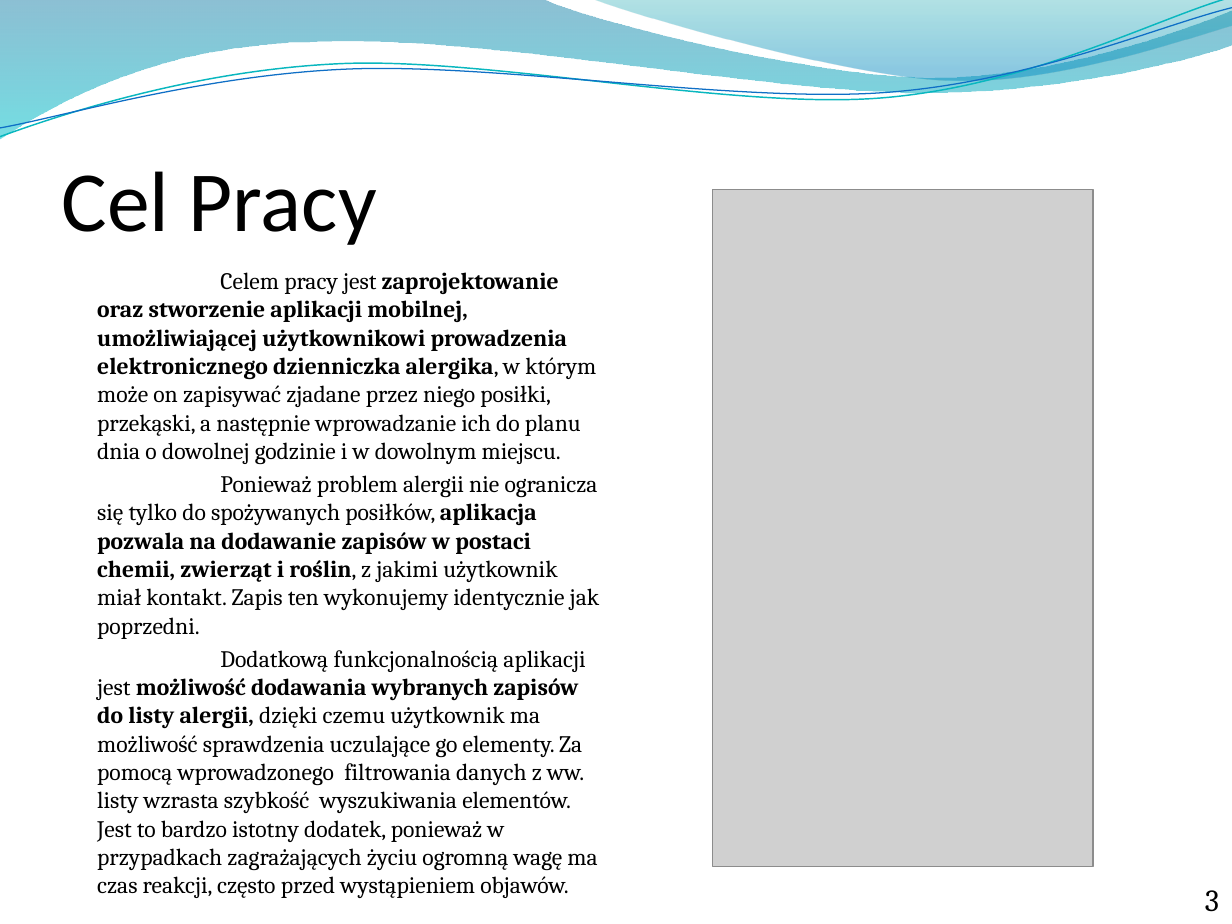
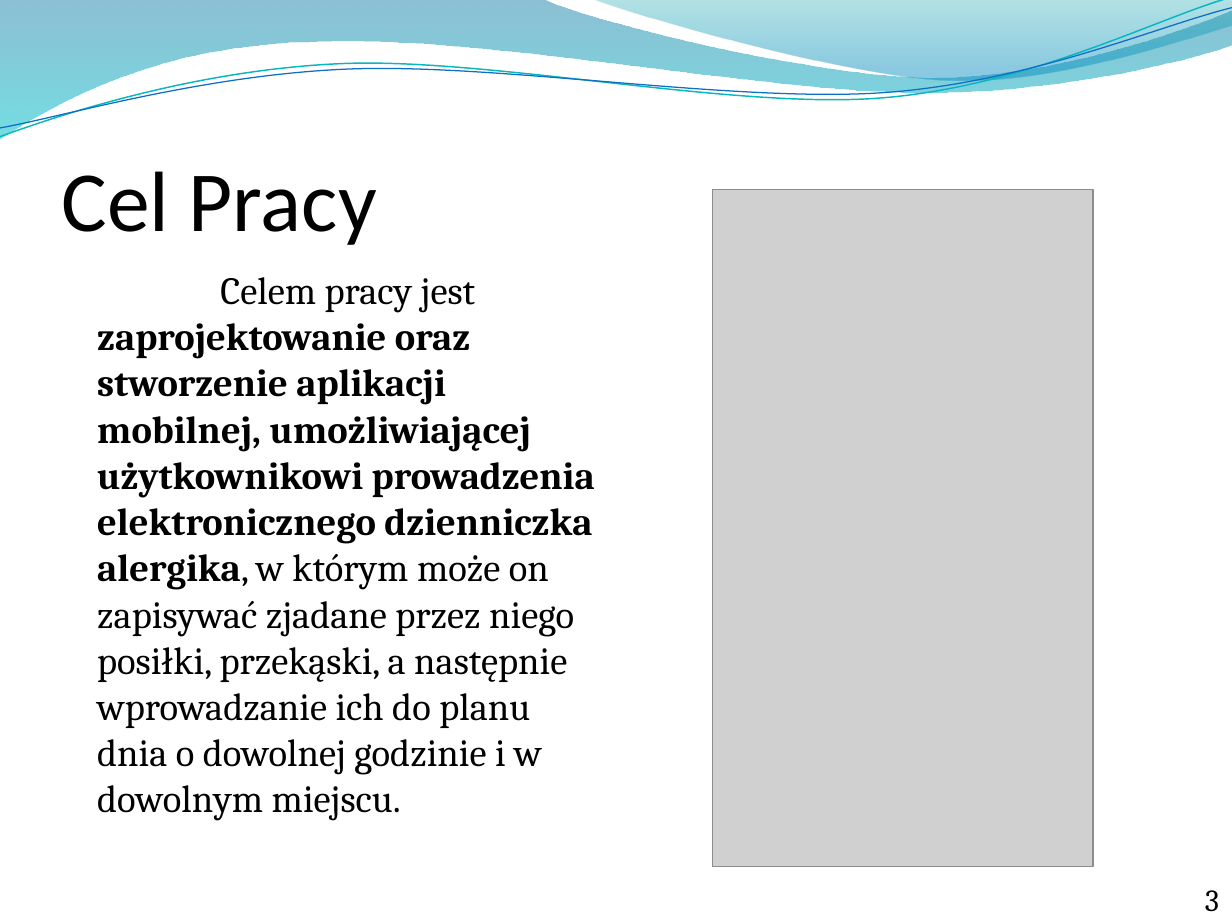
Before and after one commit to pckielbasa/praca_inz, a slide deck: slide 3 of Prezentacja Praca Inż.pptx. Drawn at 1232x924 pixels with LibreOffice and Linux fonts; fonts in the diff are those of the drawing; grey boxes stand for pictures; background and template pictures are left out. Boxes give left, top, right and bottom in pixels: in the first picture for what was removed or moved away, otherwise in the second. Text is boxed around its words. In the diff, an @@ line names an element or a change of style, - is before the commit and + after.

```diff
--- a/Prezentacja Praca Inż.pptx
+++ b/Prezentacja Praca Inż.pptx
@@ text "Celem pracy jest zaprojektowanie oraz ..." at (97,277,595,821): size 13.8 to 22.5 pt; more space between paragraphs @@
@@ text at (97,475,600,898): paragraphs removed @@
-Ponieważ problem alergii nie ogranicza się tylko do spożywanych posiłków, aplikacja pozwala na dodawanie zapisów w postaci chemii, zwierząt i roślin, z jakimi użytkownik miał kontakt. Zapis ten wykonujemy identycznie jak poprzedni.
-Dodatkową funkcjonalnością aplikacji jest możliwość dodawania wybranych zapisów do listy alergii, dzięki czemu użytkownik ma możliwość sprawdzenia uczulające go elementy. Za pomocą wprowadzonego filtrowania danych z ww. listy wzrasta szybkość wyszukiwania elementów. Jest to bardzo istotny dodatek, ponieważ w przypadkach zagrażających życiu ogromną wagę ma czas reakcji, często przed wystąpieniem objawów.
```
Also in this commit, not shown: 2 other slides changed, 5 slides added, 14 other files.
